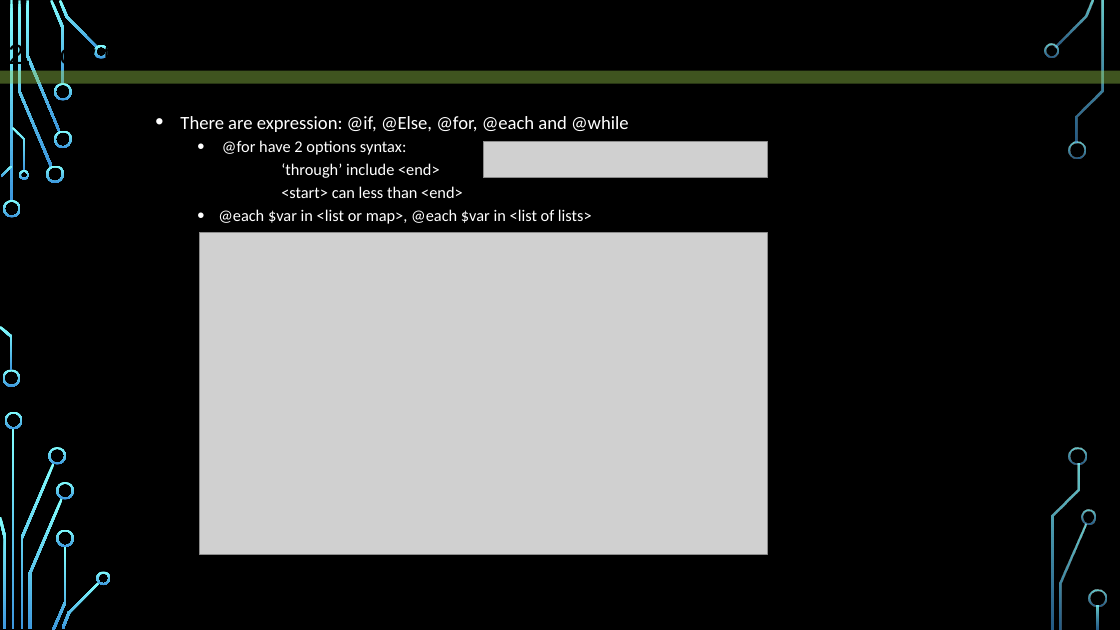
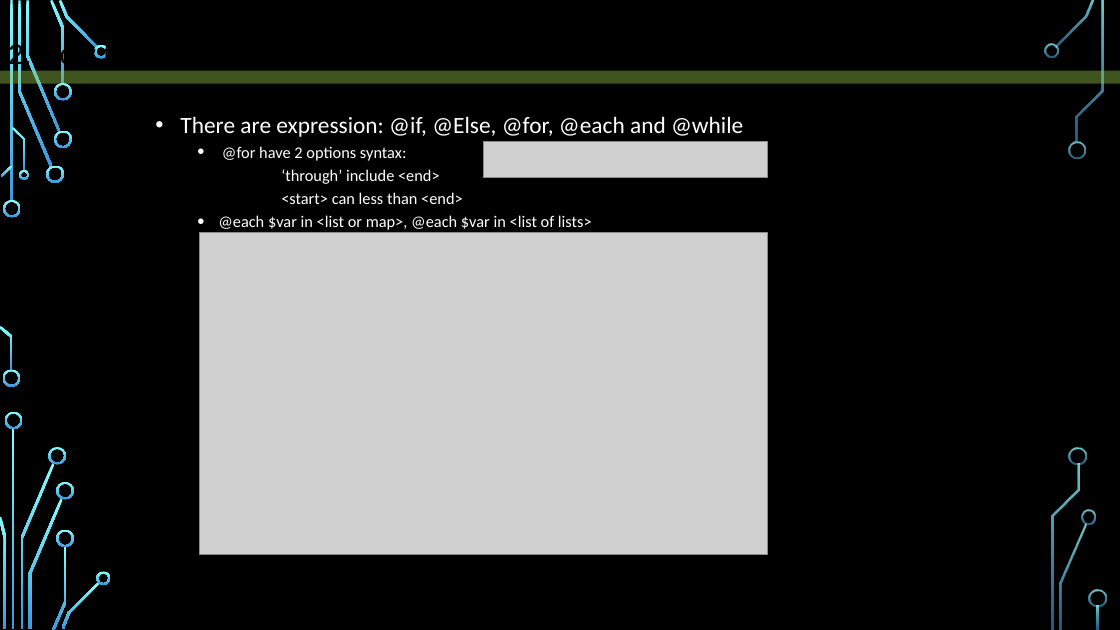
Before and after one commit to sanhdieux1/Note, a slide deck: slide 6 of SASS/presentation.pptx. Drawn at 1120x630 pixels with LibreOffice and Linux fonts; fonts in the diff are those of the drawing; grey boxes stand for pictures; background and template pictures are left out. Boxes give left, top, right and bottom in pixels: in the first picture for what was removed or moved away, otherwise in the second. Text is boxed around its words. In the diff, an @@ line names an element or a change of style, - is before the commit and + after.

```diff
--- a/SASS/presentation.pptx
+++ b/SASS/presentation.pptx
@@ text at [180, 116, 743, 137]: size 16 to 20 pt in "There are expression: @if, @Else, @for, @each ..." @@
```
Also in this commit, not shown: 1 other slide changed, 2 other files.
